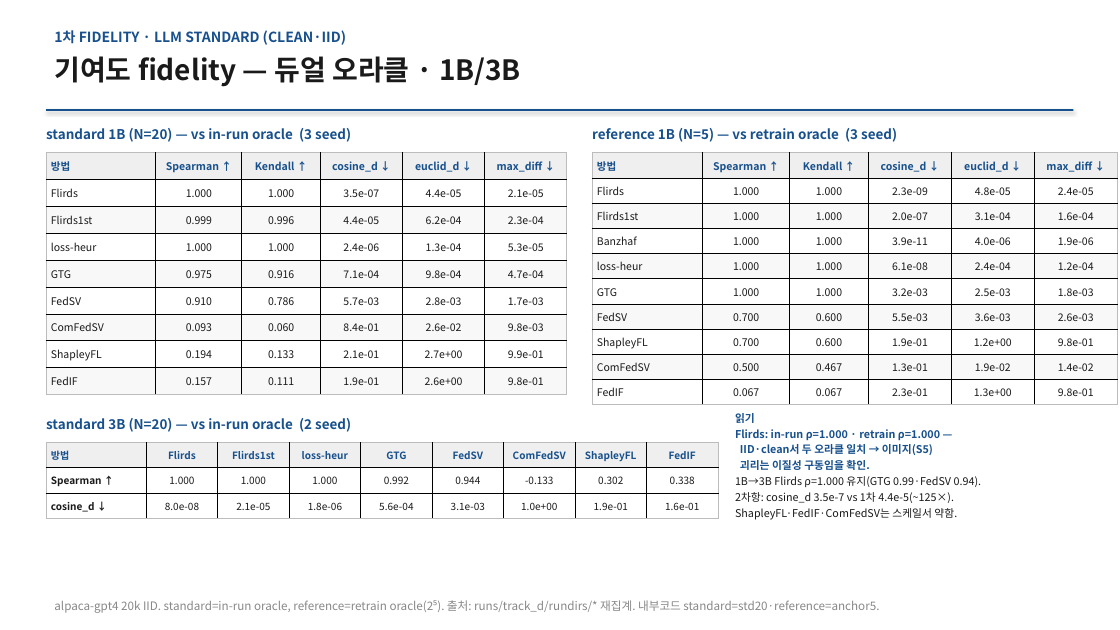
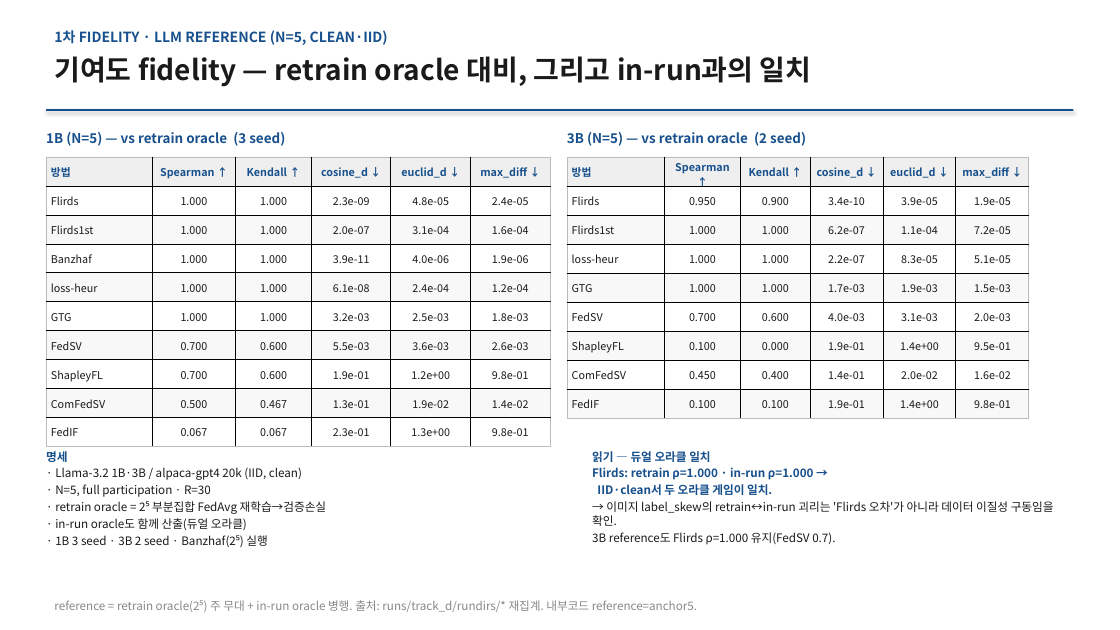
Before and after one commit to YongheeChoi/flirds, a slide deck: slide 8 of research-wiki/presentations/2026-06-results-report/flirds-results-2026-06.pptx (slide 6 before the commit). Drawn at 1120x630 pixels with LibreOffice and Linux fonts; fonts in the diff are those of the drawing. Boxes give left, top, right and bottom in pixels: in the first picture for what was removed or moved away, otherwise in the second. Text is boxed around its words. In the diff, an @@ line names an element or a change of style, - is before the commit and + after.

```diff
--- a/research-wiki/presentations/2026-06-results-report/flirds-results-2026-06.pptx
+++ b/research-wiki/presentations/2026-06-results-report/flirds-results-2026-06.pptx
@@ text at <box>54,30,388,45</box>: text changed @@
-1차 FIDELITY · LLM STANDARD (CLEAN·IID)
+1차 FIDELITY · LLM REFERENCE (N=5, CLEAN·IID)
@@ text at <box>54,56,812,87</box>: text changed @@
-기여도 fidelity — 듀얼 오라클 · 1B/3B
+기여도 fidelity — retrain oracle 대비, 그리고 in-run과의 일치
@@ text at <box>46,132,285,146</box>: text changed @@
-standard 1B (N=20) — vs in-run oracle (3 seed)
+1B (N=5) — vs retrain oracle (3 seed)
@@ text at <box>567,132,806,146</box>: text changed @@
-reference 1B (N=5) — vs retrain oracle (3 seed)
+3B (N=5) — vs retrain oracle (2 seed)
@@ table at <box>46,157,550,447</box> @@
-row 2: Flirds | 1.000 | 1.000 | 3.5e-07 | 4.4e-05 | 2.1e-05
-row 3: Flirds1st | 0.999 | 0.996 | 4.4e-05 | 6.2e-04 | 2.3e-04
-row 4: loss-heur | 1.000 | 1.000 | 2.4e-06 | 1.3e-04 | 5.3e-05
-row 5: GTG | 0.975 | 0.916 | 7.1e-04 | 9.8e-04 | 4.7e-04
-row 6: FedSV | 0.910 | 0.786 | 5.7e-03 | 2.8e-03 | 1.7e-03
-row 7: ComFedSV | 0.093 | 0.060 | 8.4e-01 | 2.6e-02 | 9.8e-03
-row 8: ShapleyFL | 0.194 | 0.133 | 2.1e-01 | 2.7e+00 | 9.9e-01
-row 9: FedIF | 0.157 | 0.111 | 1.9e-01 | 2.6e+00 | 9.8e-01
+row 2: Flirds | 1.000 | 1.000 | 2.3e-09 | 4.8e-05 | 2.4e-05
+row 3: Flirds1st | 1.000 | 1.000 | 2.0e-07 | 3.1e-04 | 1.6e-04
+row 4: Banzhaf | 1.000 | 1.000 | 3.9e-11 | 4.0e-06 | 1.9e-06
+row 5: loss-heur | 1.000 | 1.000 | 6.1e-08 | 2.4e-04 | 1.2e-04
+row 6: GTG | 1.000 | 1.000 | 3.2e-03 | 2.5e-03 | 1.8e-03
+row 7: FedSV | 0.700 | 0.600 | 5.5e-03 | 3.6e-03 | 2.6e-03
+row 8: ShapleyFL | 0.700 | 0.600 | 1.9e-01 | 1.2e+00 | 9.8e-01
+row 9: ComFedSV | 0.500 | 0.467 | 1.3e-01 | 1.9e-02 | 1.4e-02
+row 10: FedIF | 0.067 | 0.067 | 2.3e-01 | 1.3e+00 | 9.8e-01
@@ table: place and size @@
-table at <box>46,153,568,395</box>
+table at <box>46,157,550,447</box>
@@ table at <box>567,157,1030,418</box> @@
-row 2: Flirds | 1.000 | 1.000 | 2.3e-09 | 4.8e-05 | 2.4e-05
-row 3: Flirds1st | 1.000 | 1.000 | 2.0e-07 | 3.1e-04 | 1.6e-04
-row 4: Banzhaf | 1.000 | 1.000 | 3.9e-11 | 4.0e-06 | 1.9e-06
-row 5: loss-heur | 1.000 | 1.000 | 6.1e-08 | 2.4e-04 | 1.2e-04
-row 6: GTG | 1.000 | 1.000 | 3.2e-03 | 2.5e-03 | 1.8e-03
-row 7: FedSV | 0.700 | 0.600 | 5.5e-03 | 3.6e-03 | 2.6e-03
-row 8: ShapleyFL | 0.700 | 0.600 | 1.9e-01 | 1.2e+00 | 9.8e-01
-row 9: ComFedSV | 0.500 | 0.467 | 1.3e-01 | 1.9e-02 | 1.4e-02
-row 10: FedIF | 0.067 | 0.067 | 2.3e-01 | 1.3e+00 | 9.8e-01
+row 2: Flirds | 0.950 | 0.900 | 3.4e-10 | 3.9e-05 | 1.9e-05
+row 3: Flirds1st | 1.000 | 1.000 | 6.2e-07 | 1.1e-04 | 7.2e-05
+row 4: loss-heur | 1.000 | 1.000 | 2.2e-07 | 8.3e-05 | 5.1e-05
+row 5: GTG | 1.000 | 1.000 | 1.7e-03 | 1.9e-03 | 1.5e-03
+row 6: FedSV | 0.700 | 0.600 | 4.0e-03 | 3.1e-03 | 2.0e-03
+row 7: ShapleyFL | 0.100 | 0.000 | 1.9e-01 | 1.4e+00 | 9.5e-01
+row 8: ComFedSV | 0.450 | 0.400 | 1.4e-01 | 2.0e-02 | 1.6e-02
+row 9: FedIF | 0.100 | 0.100 | 1.9e-01 | 1.4e+00 | 9.8e-01
@@ table: place and size @@
-table at <box>592,153,1118,405</box>
+table at <box>567,157,1030,418</box>
@@ table removed at <box>46,443,718,518</box>, 3 rows, 9 columns @@
-방법 | Flirds | Flirds1st | loss-heur | GTG | FedSV | ComFedSV | ShapleyFL | FedIF
-Spearman ↑ | 1.000 | 1.000 | 1.000 | 0.992 | 0.944 | -0.133 | 0.302 | 0.338
-cosine_d ↓ | 8.0e-08 | 2.1e-05 | 1.8e-06 | 5.6e-04 | 3.1e-03 | 1.0e+00 | 1.9e-01 | 1.6e-01
@@ text at <box>46,451,327,547</box>: text changed; size 11.5 to 10 pt; text colour #17508C to #1A1A1A; bold off @@
-standard 3B (N=20) — vs in-run oracle (2 seed)
+명세
+· Llama-3.2 1B·3B / alpaca-gpt4 20k (IID, clean)
+· N=5, full participation · R=30
+· retrain oracle = 2⁵ 부분집합 FedAvg 재학습→검증손실
+· in-run oracle도 함께 산출(듀얼 오라클)
+· 1B 3 seed · 3B 2 seed · Banzhaf(2⁵) 실행
@@ text at <box>592,451,1054,545</box>: text changed; size 9.2 to 10 pt @@
-읽기
-Flirds: in-run ρ=1.000 · retrain ρ=1.000 —
-IID·clean서 두 오라클 일치 → 이미지(S5)
-괴리는 이질성 구동임을 확인.
-1B→3B Flirds ρ=1.000 유지(GTG 0.99·FedSV 0.94).
-2차항: cosine_d 3.5e-7 vs 1차 4.4e-5(~125×).
-ShapleyFL·FedIF·ComFedSV는 스케일서 약함.
+읽기 — 듀얼 오라클 일치
+Flirds: retrain ρ=1.000 · in-run ρ=1.000 →
+IID·clean서 두 오라클 게임이 일치.
+→ 이미지 label_skew의 retrain↔in-run 괴리는 'Flirds 오차'가 아니라 데이터 이질성 구동임을 확인.
+3B reference도 Flirds ρ=1.000 유지(FedSV 0.7).
@@ text at <box>54,600,697,612</box>: text changed @@
-alpaca-gpt4 20k IID. standard=in-run oracle, reference=retrain oracle(2⁵). 출처: runs/track_d/rundirs/* 재집계. 내부코드 standard=std20·reference=anchor5.
+reference = retrain oracle(2⁵) 주 무대 + in-run oracle 병행. 출처: runs/track_d/rundirs/* 재집계. 내부코드 reference=anchor5.
```
Also in this commit, not shown: 8 other slides changed, 2 slides added, 20 other files.
